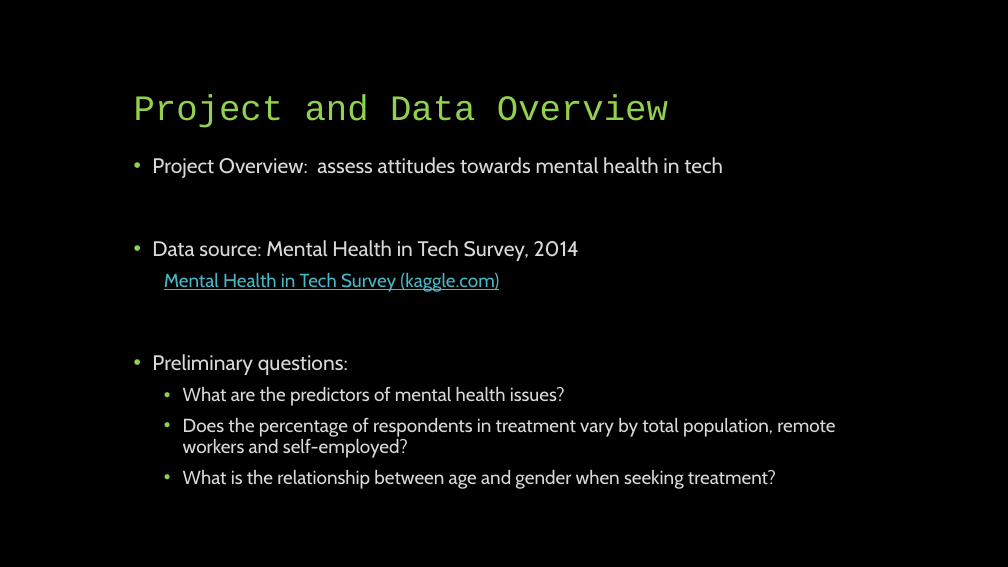
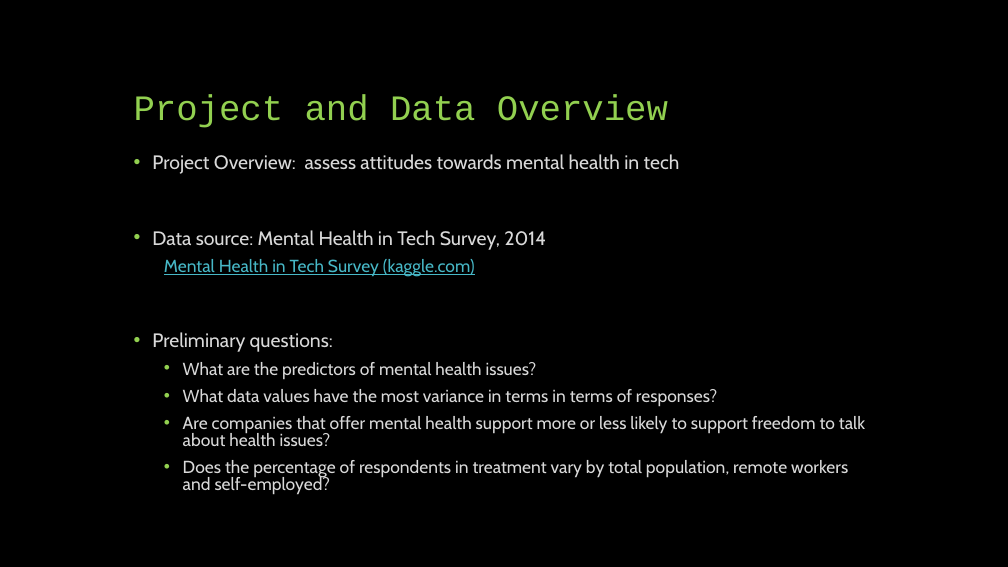
Before and after one commit to JimCarson1/Project_1, a slide deck: slide 2 of Project 1 UNC AI Bootcamp.pptx. Drawn at 1008x567 pixels with LibreOffice and Linux fonts; fonts in the diff are those of the drawing. Boxes give left, top, right and bottom in pixels: in the first picture for what was removed or moved away, otherwise in the second. Text is boxed around its words. In the diff, an @@ line names an element or a change of style, - is before the commit and + after.

```diff
--- a/Project 1 UNC AI Bootcamp.pptx
+++ b/Project 1 UNC AI Bootcamp.pptx
@@ text at (x1=152, y1=154, x2=848, y2=495): size 20 to 18.5 pt in "Project Overview: assess attitudes towards mental health ...", "Data source: Mental Health in Tech Survey, ...", "Preliminary questions:"; size 18 to 16.6 pt in "Mental Health in Tech Survey (kaggle.com)", "What are the predictors of mental health ...", "Does the percentage of respondents in treatment ..."; line spacing 0.9 to 0.8 @@
@@ text at (x1=183, y1=389, x2=865, y2=446): paragraphs added @@
+  • What data values have the most variance in terms in terms of responses?
+  • Are companies that offer mental health support more or less likely to support freedom to talk about health issues?
@@ text at (x1=183, y1=470, x2=776, y2=489): paragraph removed @@
-  • What is the relationship between age and gender when seeking treatment?
```
Also in this commit, not shown: 7 other slides changed, 1 slide added, 1 slide removed.
